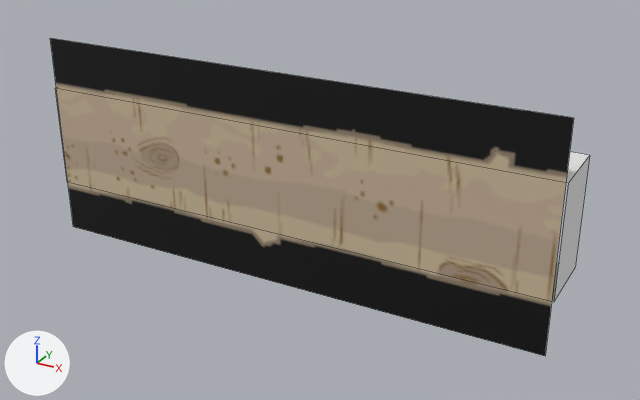
The Blender file Content/PuffBOMB/3D/Mountain/LightLogH3.blend as it was, and as the next commit left it.
Camera for both pictures: a camera (50 mm lens) standing at (18.35, -18.86, 11.66) and looking at (7.95, 0.05, 2.2). Lighting does not change. The marker at lower left points along +X, +Y and +Z. Mesh edges are drawn as thin lines.
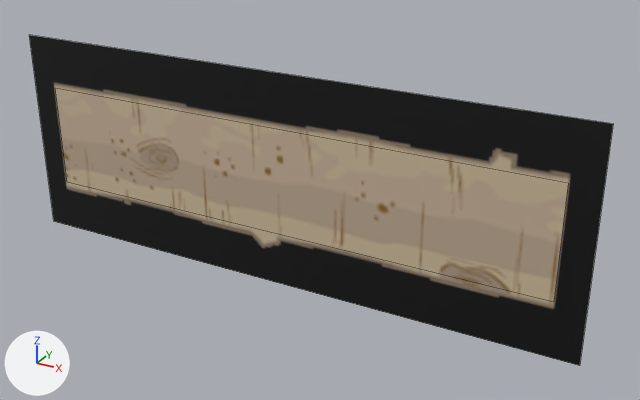
Changed parts and their boxes (x1, y1, x2, y2) in the pictures (640 x 400 px):
'Plane', recoloured, reshaped (11% wider): before (50, 38, 574, 356); after (29, 35, 613, 366)
'Cube', unchanged, covered by the edit: before (55, 88, 590, 302)

Diff of the bpy script that builds the scene:
```diff
--- a/Content/PuffBOMB/3D/Mountain/LightLogH3.blend.py
+++ b/Content/PuffBOMB/3D/Mountain/LightLogH3.blend.py
@@ img_lightlog3_png_001 @@
+img_lightlog3_png_001 = load_image('LightLog3.png.001', '../../Textures/Foregrounds/Mountain/LightLog3.png', 264, 104, 'Non-Color')
@@ mat_lightlog3_png_001 @@
+mat_lightlog3_png_001 = principled_material('LightLog3.png.001')
+mat_lightlog3_png_001.texture = img_lightlog3_png_001
@@ me_plane @@
 me_plane.from_pydata(...)  # 4 vertices, 1 face; spans x 0.0..2.5, y 0.0..1.0, z 0.2
 # used by ob_plane; location = (-0.1, 0.2, 0.0); rotation_euler = (1.571, 0.0, 0.0), in degrees (90, 0, 0); scale = (5.83, 5.83, 5.83)
-me_plane.vertices[0].co = (2.5, 1.0, 0.2)  # pixel (573, 117)
-me_plane.vertices[1].co = (2.5, 0.0, 0.2)  # pixel (545, 356)
-me_plane.vertices[2].co = (0.0, 0.0, 0.2)  # pixel (73, 226)
-me_plane.vertices[3].co = (0.0, 1.0, 0.2)  # pixel (50, 38)
-me_plane.materials.append(mat_lightlog3_png)  # picture img_lightlog3_png
+# me_plane part 1
+me_plane.vertices[0].co = (2.64, 1.0, 0.2)  # pixel (613, 123)
+me_plane.vertices[1].co = (2.64, 0.0, 0.2)  # pixel (579, 365)
+me_plane.vertices[2].co = (-0.14, 0.0, 0.2)  # pixel (53, 221)
+me_plane.vertices[3].co = (-0.14, 1.0, 0.2)  # pixel (29, 34)
+me_plane.materials.append(mat_lightlog3_png_001)  # picture img_lightlog3_png_001
```
